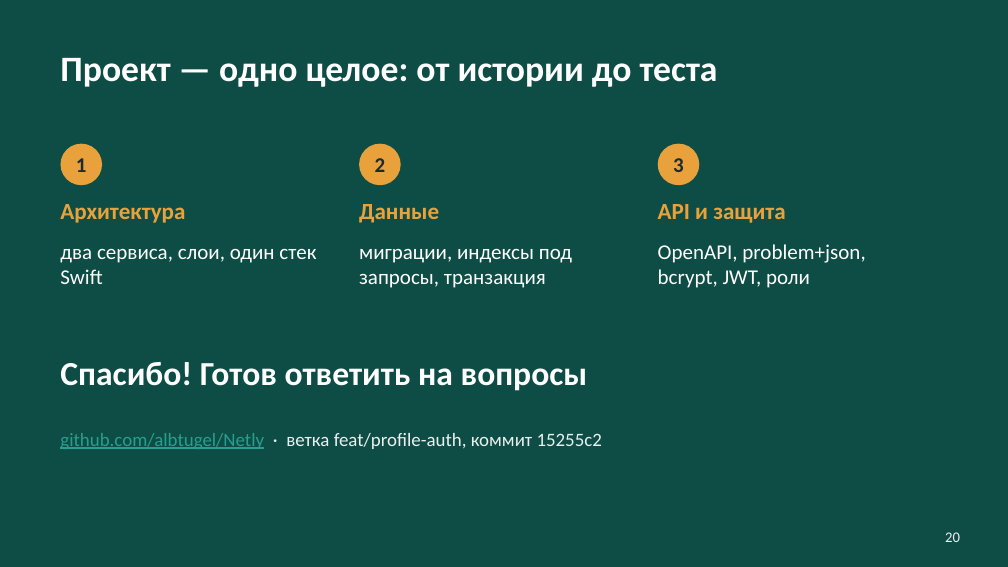
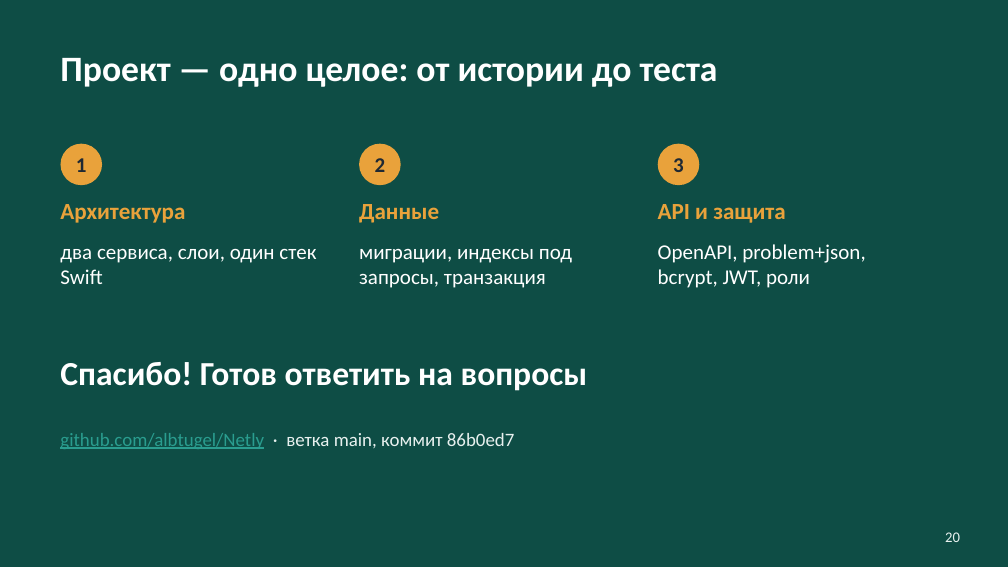
Before and after one commit to albtugel/Netly, a slide deck: slide 20 of docs/srs1/СРС1_Тугельбаев_Алибек_4ТМ.pptx. Drawn at 1008x567 pixels with LibreOffice and Linux fonts; fonts in the diff are those of the drawing. Boxes give left, top, right and bottom in pixels: in the first picture for what was removed or moved away, otherwise in the second. Text is boxed around its words. In the diff, an @@ line names an element or a change of style, - is before the commit and + after.

```diff
--- a/docs/srs1/СРС1_Тугельбаев_Алибек_4ТМ.pptx
+++ b/docs/srs1/СРС1_Тугельбаев_Алибек_4ТМ.pptx
@@ text at (60,433,514,449): text changed; text colour #E8F1EF to #2A9D8F @@
-github.com/albtugel/Netly · ветка feat/profile-auth, коммит 15255c2
+github.com/albtugel/Netly · ветка main, коммит 86b0ed7
```
Also in this commit, not shown: 2 other files.
